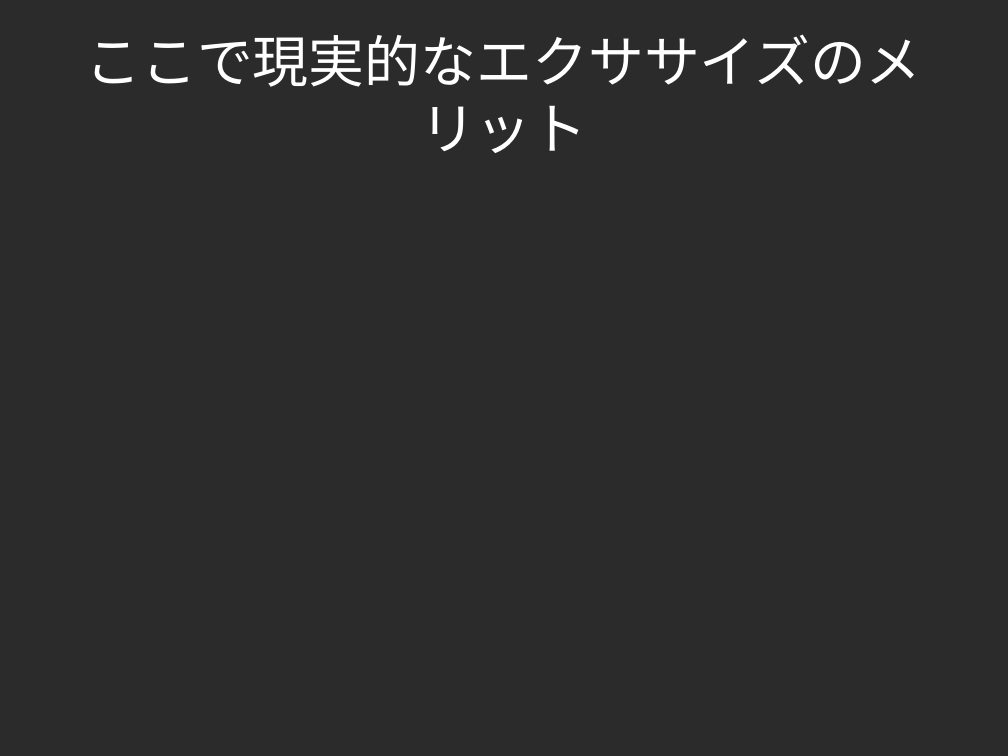
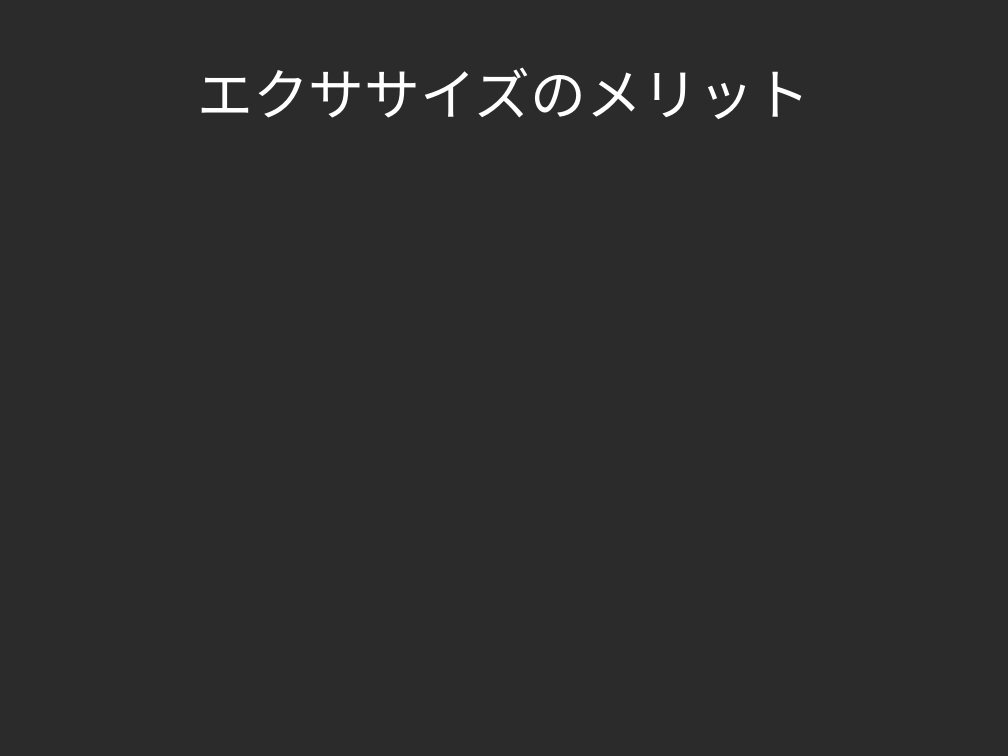
Before and after one commit to yojik/yojik-lib, a slide deck: slide 35 of 2009devsumi/oo_exercise/doc/devsum.odp (slide 22 before the commit). Drawn at 1008x756 pixels with LibreOffice and Linux fonts; fonts in the diff are those of the drawing; background and template pictures are left out; a plain dark background stands for a picture behind light text. Boxes give left, top, right and bottom in pixels: in the first picture for what was removed or moved away, otherwise in the second. Text is boxed around its words. In the diff, an @@ line names an element or a change of style, - is before the commit and + after.

```diff
--- a/2009devsumi/oo_exercise/doc/devsum.odp
+++ b/2009devsumi/oo_exercise/doc/devsum.odp
@@ title at [197,67,810,119]: text changed; font Roboto to Calibri @@
-ここで現実的なエクササイズのメリット
+エクササイズのメリット
```
Also in this commit, not shown: 18 other slides changed, 15 slides added, 2 slides removed, 1 other file.
